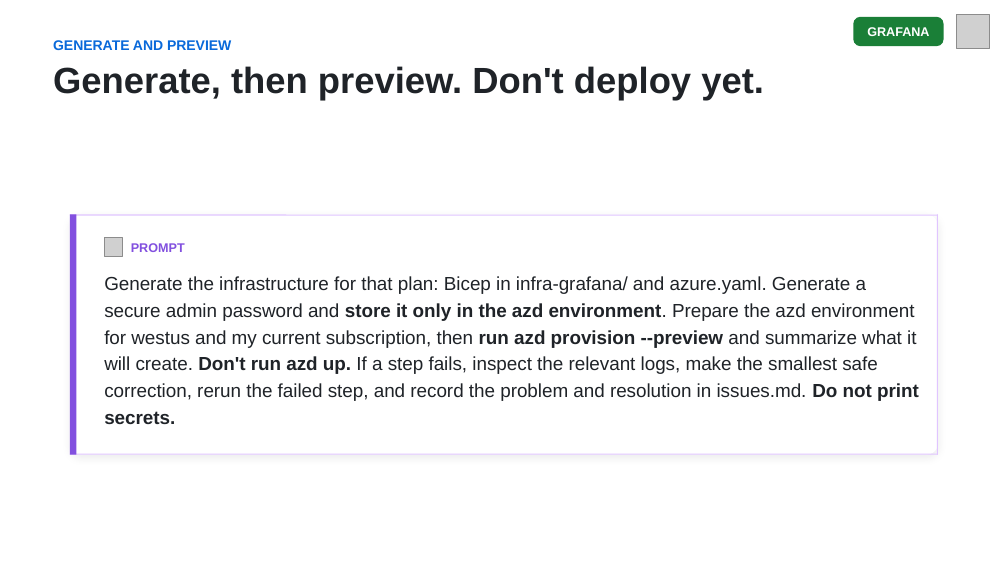
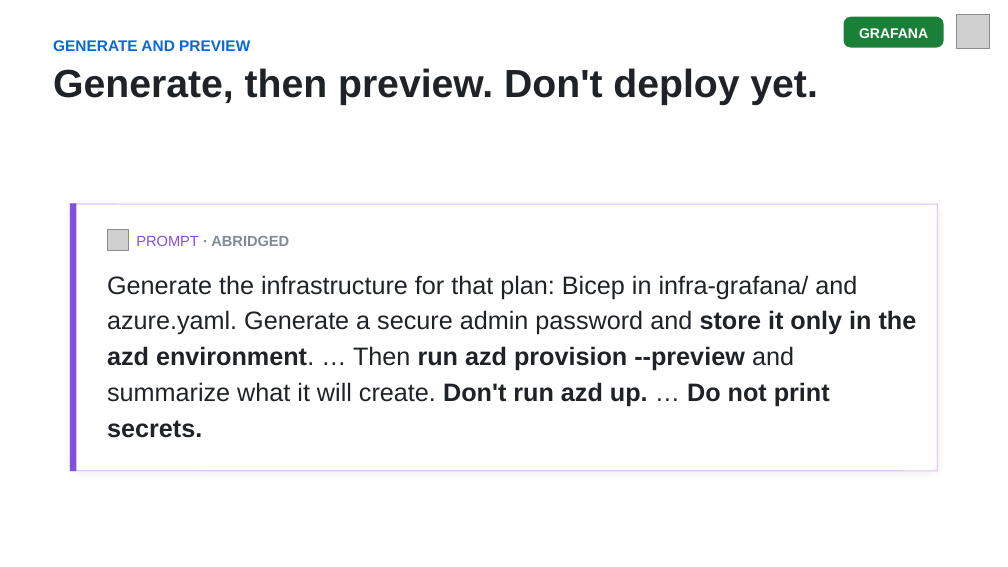
Before and after one commit to DanWahlin/agentic-journeys, a slide deck: slide 10 of slides/04-grafana.pptx. Drawn at 1008x567 pixels with LibreOffice and Linux fonts; fonts in the diff are those of the drawing; grey boxes stand for pictures. Boxes give left, top, right and bottom in pixels: in the first picture for what was removed or moved away, otherwise in the second. Text is boxed around its words. In the diff, an @@ line names an element or a change of style, - is before the commit and + after.

```diff
--- a/slides/04-grafana.pptx
+++ b/slides/04-grafana.pptx
@@ rounded rectangle at (844,17,943,48): proportions changed @@
@@ rounded rectangle: place and size @@
-rounded rectangle at (854,17,944,46)
+rounded rectangle at (844,17,943,48)
@@ text "GRAFANA": place and size @@
-text "GRAFANA" at (867,27,929,36)
+text "GRAFANA" at (859,28,928,38)
@@ text "GRAFANA" at (859,28,928,38): size 9 to 10 pt @@
@@ text "GENERATE AND PREVIEW" at (53,40,250,51): size 10 to 11 pt @@
@@ text "Generate, then preview. Don't deploy ..." at (53,68,817,105): size 26 to 28 pt; line spacing 31pt to 33pt @@
@@ rounded rectangle: place and size @@
-rounded rectangle at (70,215,937,455)
+rounded rectangle at (70,204,937,472)
@@ rounded rectangle at (70,204,937,472): proportions changed @@
@@ line moved from (70, 215) - (938, 215) to (70, 204) - (938, 204) @@
@@ line moved from (74, 215) - (74, 455) to (74, 204) - (74, 472) @@
@@ line moved from (937, 215) - (937, 455) to (937, 204) - (937, 472) @@
@@ picture: place and size @@
-picture at (104,238,122,256)
+picture at (107,230,128,251)
@@ text at (136,236,289,246): text changed; size 9 to 10.5 pt; text colour #8250DF to #818B98 @@
-PROMPT
+PROMPT · ABRIDGED
@@ text at (107,275,917,438): text changed; size 13.5 to 18 pt @@
-Generate the infrastructure for that plan: Bicep in infra-grafana/ and azure.yaml. Generate a secure admin password and store it only in the azd environment. Prepare the azd environment for westus and my current subscription, then run azd provision --preview and summarize what it will create. Don't run azd up. If a step fails, inspect the relevant logs, make the smallest safe correction, rerun the failed step, and record the problem and resolution in issues.md. Do not print secrets.
+Generate the infrastructure for that plan: Bicep in infra-grafana/ and azure.yaml. Generate a secure admin password and store it only in the azd environment. … Then run azd provision --preview and summarize what it will create. Don't run azd up. … Do not print secrets.
@@ line moved from (70, 455) - (938, 455) to (70, 471) - (938, 471) @@
```
Also in this commit, not shown: 17 other slides changed, 7 other files.
